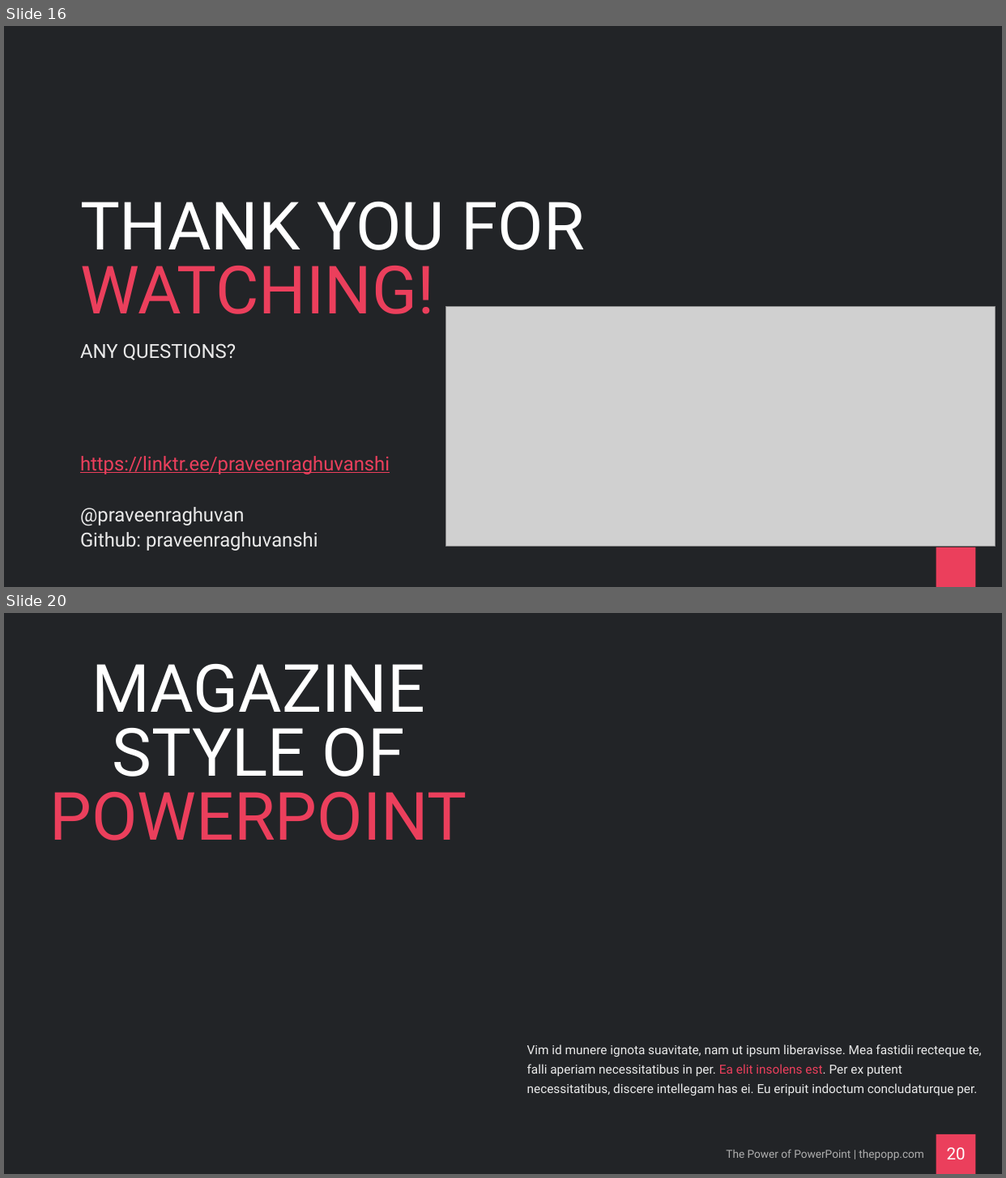
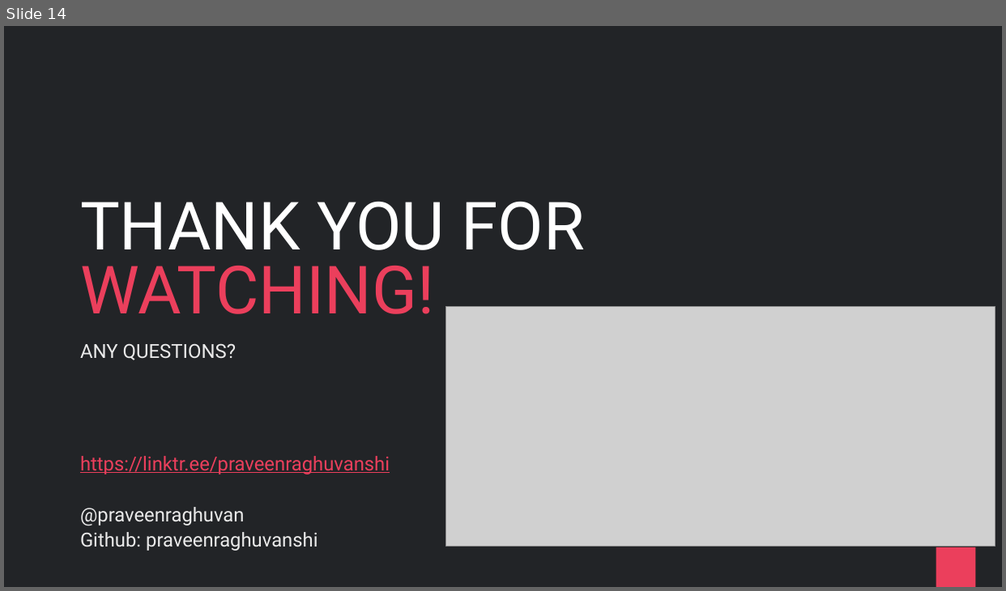
Before and after one commit to praveenraghuvanshi/tech-sessions, a slide deck: 16062021-Global-AI-Community-2021/cricket-analytics.pptx. Shown one above the other, each under a label of ours: slides 16 and 20 before the commit, slide 14 after it; the slides between them are not shown. The pictures are 1006x1178 and 1006x591 pixels, drawn with LibreOffice and Linux fonts; fonts in the diff are those of the drawing; grey boxes stand for pictures. Boxes give left, top, right and bottom in pixels: in the first picture for what was removed or moved away, otherwise in the second. Text is boxed around its words. In the diff, an @@ line names an element or a change of style, - is before the commit and + after.

```diff
--- a/16062021-Global-AI-Community-2021/cricket-analytics.pptx
+++ b/16062021-Global-AI-Community-2021/cricket-analytics.pptx
@@ slide 20 removed at box(4, 613, 1002, 1174), background #222427; not listed: 1 template element that a slide beside it also shows @@
@@ title removed at box(50, 663, 467, 841) @@
-MAGAZINE
-STYLE OF
-POWERPOINT
@@ text removed at box(527, 1045, 982, 1096) @@
-Vim id munere ignota suavitate, nam ut ipsum liberavisse. Mea fastidii recteque te, falli aperiam necessitatibus in per. Ea elit insolens est. Per ex putent necessitatibus, discere intellegam has ei. Eu eripuit indoctum concludaturque per.
@@ text removed at box(726, 1149, 923, 1161) @@
-The Power of PowerPoint | thepopp.com
@@ page number removed at box(947, 1148, 965, 1160) @@
-20
@@ what was slide 16 is now slide 14 @@
```
Also in this commit, not shown: 4 slides changed, 1 slide added, 67 other slides removed, 3 other files.
